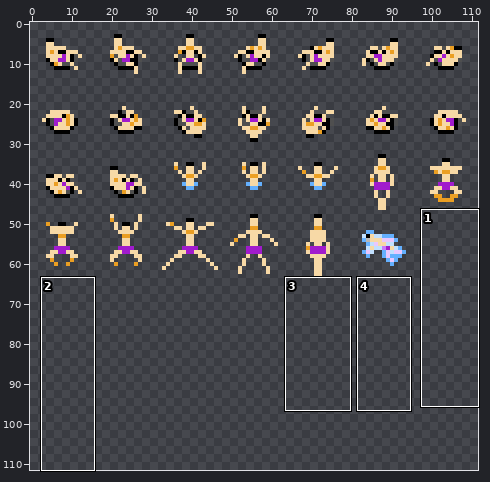
Two states of a sprite sheet, assets/aseprite/characters/Man4.png. Above, an overview of the earlier version with the close-up marked.
Close-up. Before the commit:
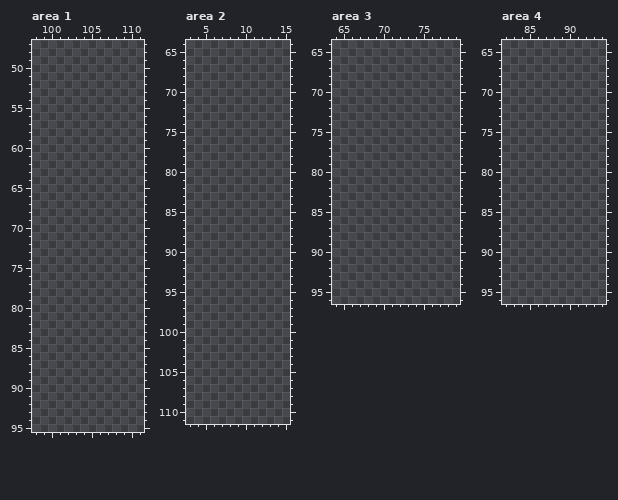
The file is 96x80 pixels. Shown: area 1: x 98..111, y 47..95; area 2: x 3..15, y 64..111; area 3: x 64..79, y 64..96; area 4: x 82..94, y 64..96. The old version is drawn lined up with the new one. The commit also changed other parts of the picture, which this record leaves out.
Now the later version:
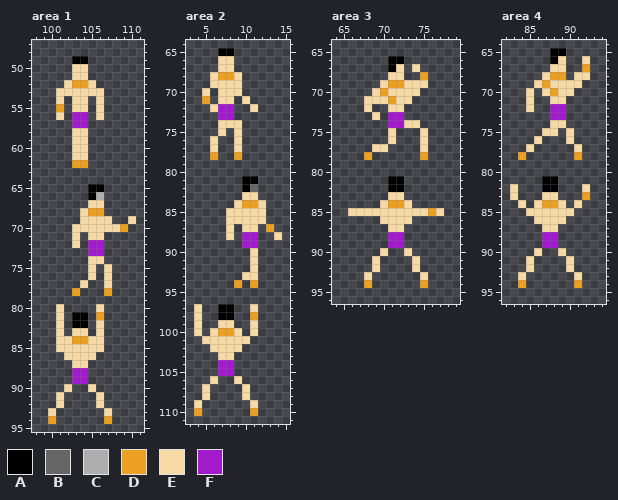
Palette (. is transparent): A #000000  B #666666  C #aeaeae  D #eb9f23  E #f7d9a6  F #a11bcd
Edits made:
canvas 96x80 -> 112x112; drawings rearranged on the sheet (the old picture shows each at its new place)
--- area 1
@@ x 98..111 @@
 48 ..............
-49 ..............
-50 ..............
-51 ..............
-52 ..............
-53 ..............
-54 ..............
-55 ..............
-56 ..............
-57 ..............
-58 ..............
-59 ..............
-60 ..............
-61 ..............
-62 ..............
+49 .....AA.......
+50 .....EE.......
+51 .....EE.......
+52 ....EDDE......
+53 ...EEEEEE.....
+54 ...E.EE.E.....
+55 ...D.EE.E.....
+56 ...E.FF.E.....
+57 .....FF.......
+58 .....EE.......
+59 .....EE.......
+60 .....EE.......
+61 .....EE.......
+62 .....DD.......
 63 ..............
 64 ..............
-65 ..............
-66 ..............
-67 ..............
-68 ..............
-69 ..............
-70 ..............
-71 ..............
-72 ..............
-73 ..............
-74 ..............
-75 ..............
-76 ..............
-77 ..............
-78 ..............
+65 .......AA.....
+66 .......AC.....
+67 .......EE.....
+68 ......EDD.....
+69 ......EEEE..E.
+70 .....EEEEEED..
+71 .....E.EE.....
+72 .....E.FF.....
+73 .......FF.....
+74 .......EE.....
+75 .......E.E....
+76 .......E.E....
+77 ......E..E....
+78 .....D...D....
 79 ..............
-80 ..............
-81 ..............
-82 ..............
-83 ..............
-84 ..............
-85 ..............
-86 ..............
-87 ..............
-88 ..............
-89 ..............
-90 ..............
-91 ..............
-92 ..............
-93 ..............
-94 ..............
+80 ...E....E.....
+81 ...E.AA.D.....
+82 ...E.AA.E.....
+83 ...E.EE.E.....
+84 ...EEDDEE.....
+85 ...EEEEEE.....
+86 ....EEEE......
+87 .....EE.......
+88 .....FF.......
+89 .....FF.......
+90 ....E..E......
+91 ...E....E.....
+92 ...E....E.....
+93 ..E......E....
+94 ..D......D....
 95 ..............
--- area 2
@@ x 3..15 @@
  64 .............
- 65 .............
- 66 .............
- 67 .............
- 68 .............
- 69 .............
- 70 .............
- 71 .............
- 72 .............
- 73 .............
- 74 .............
- 75 .............
- 76 .............
- 77 .............
- 78 .............
+ 65 ....AA.......
+ 66 ....EE.......
+ 67 ....EE.......
+ 68 ...EDDE......
+ 69 ...EEEE......
+ 70 ..E.EEE......
+ 71 ..D.EE.E.....
+ 72 ...EFF..E....
+ 73 ....FF.......
+ 74 ....EEE......
+ 75 ....E.E......
+ 76 ...E..E......
+ 77 ...E..E......
+ 78 ...D..D......
  79 .............
  80 .............
- 81 .............
- 82 .............
- 83 .............
- 84 .............
- 85 .............
- 86 .............
- 87 .............
- 88 .............
- 89 .............
- 90 .............
- 91 .............
- 92 .............
- 93 .............
- 94 .............
+ 81 .......AA....
+ 82 .......AB....
+ 83 .......EE....
+ 84 ......EDDE...
+ 85 .....EEEEE...
+ 86 .....EEEEE...
+ 87 .....E.EE.D..
+ 88 .....E.FF..E.
+ 89 .......FF....
+ 90 ........E....
+ 91 ........E....
+ 92 ........E....
+ 93 .......EE....
+ 94 ......D.D....
  95 .............
  96 .............
- 97 .............
- 98 .............
- 99 .............
-100 .............
-101 .............
-102 .............
-103 .............
-104 .............
-105 .............
-106 .............
-107 .............
-108 .............
-109 .............
-110 .............
+ 97 .E..AA..E....
+ 98 .E..AA..D....
+ 99 .E..EE..E....
+100 .E.EDDE.E....
+101 ..EEEEEE.....
+102 ...EEEE......
+103 ....EE.......
+104 ....FF.......
+105 ....FF.......
+106 ...E..E......
+107 ..E....E.....
+108 ..E....E.....
+109 .E......E....
+110 .D......D....
 111 .............
--- area 3
@@ x 64..79 @@
 65 ................
-66 ................
-67 ................
-68 ................
-69 ................
-70 ................
-71 ................
-72 ................
-73 ................
-74 ................
-75 ................
-76 ................
-77 ................
-78 ................
+66 .......AA.......
+67 .......AE.E.....
+68 .......EE..D....
+69 ......EDDEEE....
+70 .....EDEEEE.....
+71 ....EEEDEE......
+72 ....E..EE.......
+73 .....E.FF.......
+74 .......FFEE.....
+75 .......E...E....
+76 .......E...E....
+77 .....EE....E....
+78 ....D......D....
 79 ................
 80 ................
-81 ................
-82 ................
-83 ................
-84 ................
-85 ................
-86 ................
-87 ................
-88 ................
-89 ................
-90 ................
-91 ................
-92 ................
-93 ................
-94 ................
+81 .......AA.......
+82 .......AA.......
+83 .......EE.......
+84 ......EDDE......
+85 ..EEEEEEEEEEDE..
+86 ......EEEE......
+87 .......EE.......
+88 .......FF.......
+89 .......FF.......
+90 ......E..E......
+91 .....E....E.....
+92 .....E....E.....
+93 ....E......E....
+94 ....D......D....
 95 ................
--- area 4
@@ x 82..94 @@
 64 .............
-65 .............
-66 .............
-67 .............
-68 .............
-69 .............
-70 .............
-71 .............
-72 .............
-73 .............
-74 .............
-75 .............
-76 .............
-77 .............
-78 .............
+65 ......AA.....
+66 ......AE..E..
+67 ......EE..D..
+68 .....EDD.EE..
+69 ....EDEEEE...
+70 ...E.EDEE....
+71 ...E..EE.....
+72 ...E..FF.....
+73 ......FF.....
+74 ......EE.....
+75 .....EE.E....
+76 ....E...E....
+77 ...E.....E...
+78 ..D......D...
 79 .............
 80 .............
-81 .............
-82 .............
-83 .............
-84 .............
-85 .............
-86 .............
-87 .............
-88 .............
-89 .............
-90 .............
-91 .............
-92 .............
-93 .............
-94 .............
+81 .....AA......
+82 .E...AA...E..
+83 .E...EE...D..
+84 ..E.EDDE.E...
+85 ...EEEEEE....
+86 ....EEEE.....
+87 .....EE......
+88 .....FF......
+89 .....FF......
+90 ....E..E.....
+91 ...E....E....
+92 ...E....E....
+93 ..E......E...
+94 ..D......D...
 95 .............
